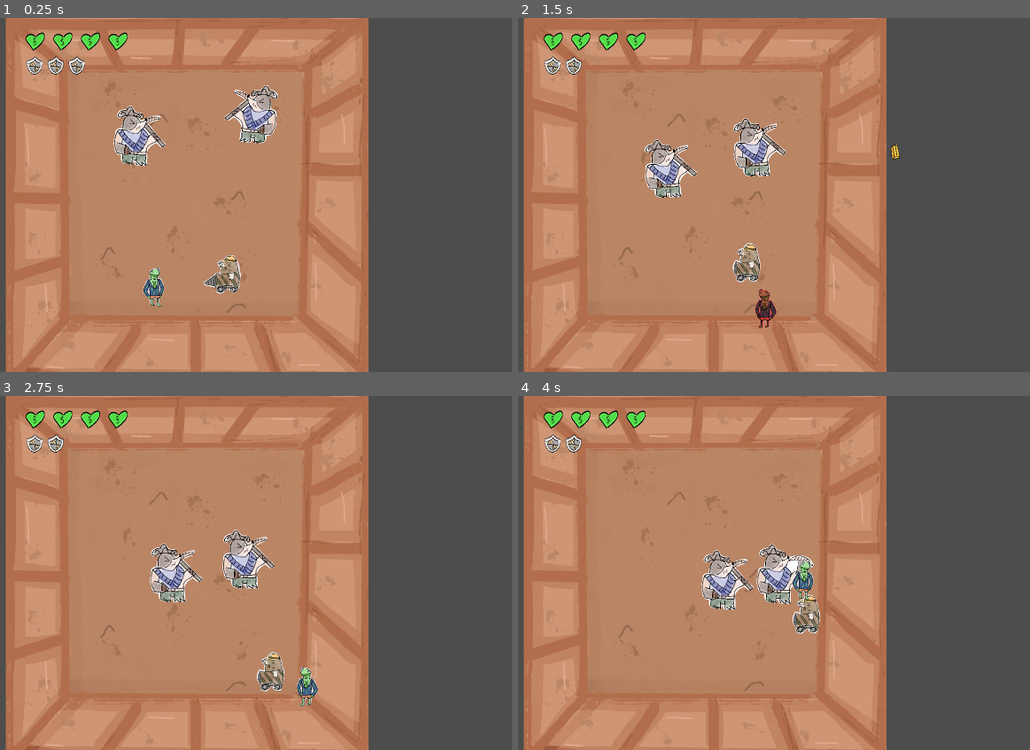
Above: before the commit, frames 1-4 (two rows, left to right).
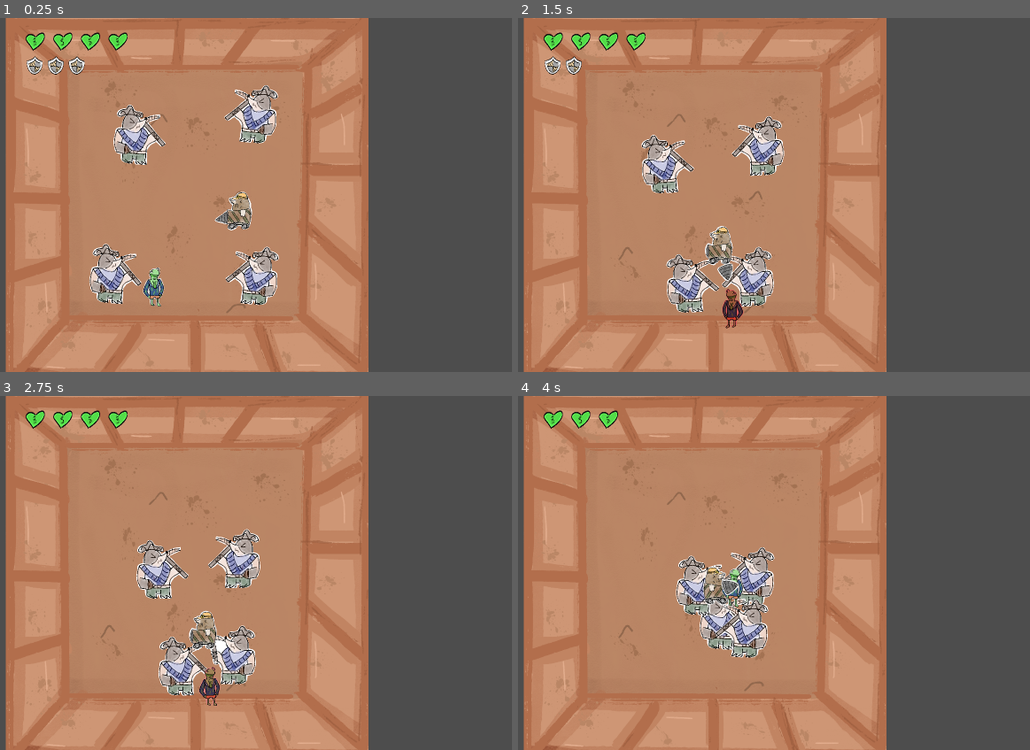
Above: after the commit, the same moments.

Repository: KaiPereira/Moles-vs-Lizards
Game: Godot game, scene res://scenes, scenes and scenes/floor1.tscn
Two runs of this game, one before a commit and one after it. Both use one fixed random seed, a clock stepped at 60 frames per second and the inputs below.
Inputs (mouse positions are in pixels of both pictures, inside the frame that each line leads up to):
- Up to frame 1 (0.25 s): no input
- Up to frame 2 (1.5 s): move the mouse to (866, 177) at 0.52 s; press the mouse at (866, 177) at 0.53 s; hold D (right) 0.53-1.28 s; move the mouse to (569, 212) at 1.27 s; release the mouse at (569, 212) at 1.28 s; hold S (down) from 1.28 s (still down); tap E (interact) at 1.35 s
- Up to frame 3 (2.75 s): move the mouse to (266, 495) at 2.02 s; release S (down) at 2.03 s; press the mouse at (266, 495) at 2.03 s; hold D (right) from 2.03 s (still down)
- Up to frame 4 (4 s): move the mouse to (676, 643) at 2.77 s; release D (right) at 2.78 s; release the mouse at (676, 643) at 2.78 s; hold W (up) 2.78-3.53 s; tap E (interact) at 2.85 s; move the mouse to (922, 626) at 3.52 s; press the mouse at (922, 626) at 3.53 s; hold A (left) from 3.53 s (still down)

The runs differ from the first frame. In frame 1, 3.7% of the frame differs, in the area x 17-55%, y 19-82%; in frame 2, 5.5%; in frame 3, 6.2%, in the area x 5-63%, y 10-88%; in frame 4, 5.9%.

Commit message:
working on upgrades

Diff:
--- a/scenes, scenes and scenes/floor1.tscn
+++ b/scenes, scenes and scenes/floor1.tscn
@@ -6,8 +6,11 @@
 [ext_resource type="PackedScene" uid="uid://cy1t6wtai50w4" path="res://scenes, scenes and scenes/floor2.tscn" id="4_8klcq"]
 [ext_resource type="Texture2D" uid="uid://dtnmd1qy2lx63" path="res://other stuff idk/e_icon.png" id="5_vmfur"]
 [ext_resource type="Script" uid="uid://cqkx74454v65" path="res://scripts and stuff/enemy_melee.gd" id="6_maal4"]
+[ext_resource type="Texture2D" uid="uid://dh6tao5hai8xm" path="res://other stuff idk/upgrades/bullet_icon.PNG" id="6_vl3eh"]
+[ext_resource type="Texture2D" uid="uid://bjujmq5ks7ew8" path="res://other stuff idk/upgrades/damage_icon.PNG" id="7_ff811"]
 [ext_resource type="Texture2D" uid="uid://duxuahdm85oip" path="res://sprite stuff/mole_melee/mole.png" id="7_gnybe"]
 [ext_resource type="Texture2D" uid="uid://g7w0406egdlh" path="res://sprite stuff/mole_melee/mole_hit.png" id="8_avl6a"]
+[ext_resource type="Texture2D" uid="uid://c5uwabt2m4w45" path="res://other stuff idk/upgrades/regen_icon.PNG" id="8_nn3eb"]
 [ext_resource type="Texture2D" uid="uid://bifi73rlqlfr2" path="res://sprite stuff/mole_ranged/mole_ranged_normal.png" id="9_8klcq"]
 [ext_resource type="Script" uid="uid://dvoonwye82x8x" path="res://scripts and stuff/lizard.gd" id="9_vl3eh"]
 [ext_resource type="Script" uid="uid://ddy6drojam5vt" path="res://scripts and stuff/enemy_ranged.gd" id="9_vmfur"]
@@ -169,6 +172,26 @@
 scale = Vector2(0.07614968, 0.07614968)
 texture = ExtResource("5_vmfur")
 
+[node name="BoxContainer" type="BoxContainer" parent="Hole" unique_id=1792202619]
+z_index = 4096
+offset_left = -277.0
+offset_top = -166.0
+offset_right = 2803.0
+offset_bottom = 858.0
+scale = Vector2(0.18178216, 0.18178216)
+
+[node name="TextureRect3" type="TextureRect" parent="Hole/BoxContainer" unique_id=385306264]
+layout_mode = 2
+texture = ExtResource("6_vl3eh")
+
+[node name="TextureRect2" type="TextureRect" parent="Hole/BoxContainer" unique_id=1980273160]
+layout_mode = 2
+texture = ExtResource("7_ff811")
+
+[node name="TextureRect" type="TextureRect" parent="Hole/BoxContainer" unique_id=1521118379]
+layout_mode = 2
+texture = ExtResource("8_nn3eb")
+
 [node name="Enemy_Melee3" type="CharacterBody2D" parent="." unique_id=193918858 groups=["enemies"]]
 position = Vector2(701, 267)
 scale = Vector2(0.15486364, 0.15486364)
@@ -186,6 +209,40 @@
 sprite_frames = SubResource("SpriteFrames_kek77")
 animation = &"hit"
 
+[node name="Enemy_Melee4" type="CharacterBody2D" parent="." unique_id=1630705944 groups=["enemies"]]
+position = Vector2(272, 732)
+scale = Vector2(0.15486364, 0.15486364)
+script = ExtResource("6_maal4")
+player_path = NodePath("../Player/CollisionShape2D")
+
+[node name="CollisionShape2D" type="CollisionShape2D" parent="Enemy_Melee4" unique_id=336375149]
+position = Vector2(80.80664, -54.948975)
+scale = Vector2(1.2541106, 1.2541106)
+shape = SubResource("RectangleShape2D_kek77")
+debug_color = Color(0.8871674, 0.43859467, 0, 0.41960785)
+
+[node name="AnimatedSprite2D" type="AnimatedSprite2D" parent="Enemy_Melee4" unique_id=1464321086]
+scale = Vector2(1.2541106, 1.2541106)
+sprite_frames = SubResource("SpriteFrames_kek77")
+animation = &"hit"
+
+[node name="Enemy_Melee5" type="CharacterBody2D" parent="." unique_id=347693247 groups=["enemies"]]
+position = Vector2(722, 739.00006)
+scale = Vector2(0.15486364, 0.15486364)
+script = ExtResource("6_maal4")
+player_path = NodePath("../Player/CollisionShape2D")
+
+[node name="CollisionShape2D" type="CollisionShape2D" parent="Enemy_Melee5" unique_id=551496254]
+position = Vector2(80.80664, -54.948975)
+scale = Vector2(1.2541106, 1.2541106)
+shape = SubResource("RectangleShape2D_kek77")
+debug_color = Color(0.8871674, 0.43859467, 0, 0.41960785)
+
+[node name="AnimatedSprite2D" type="AnimatedSprite2D" parent="Enemy_Melee5" unique_id=534423911]
+scale = Vector2(1.2541106, 1.2541106)
+sprite_frames = SubResource("SpriteFrames_kek77")
+animation = &"hit"
+
 [node name="Enemy_Melee2" type="CharacterBody2D" parent="." unique_id=942362817 groups=["enemies"]]
 position = Vector2(376, 329)
 scale = Vector2(0.15468869, 0.15468869)
@@ -204,7 +261,7 @@
 animation = &"hit"
 
 [node name="Enemy_Ranged" type="CharacterBody2D" parent="." unique_id=1700474874 groups=["enemies"]]
-position = Vector2(681, 721)
+position = Vector2(701, 515.99994)
 scale = Vector2(0.15468869, 0.15468869)
 script = ExtResource("9_vmfur")
 drill_scene = ExtResource("10_maal4")
--- a/scripts and stuff/enemy_melee.gd
+++ b/scripts and stuff/enemy_melee.gd
@@ -2,7 +2,9 @@
 
 @export var wobble_speed = 8.0
 @export var wobble_radians = 0.1
+
 var wobble_time := 0.0
+var rng = RandomNumberGenerator.new()
 
 @export var speed = 80
 var direction = Vector2.ZERO
@@ -22,7 +24,7 @@
 
 @onready var player_node = get_node("../Player")
 
-func take_damage(amount: int):
+func take_damage(amount):
 	health -= amount
 
 	var tween = create_tween()
@@ -39,6 +41,8 @@
 
 
 func _ready():
+	speed += rng.randi_range(-50, 100);
+
 	if player_path != null:
 		player = get_node(player_path)
 
--- a/scripts and stuff/enemy_ranged.gd
+++ b/scripts and stuff/enemy_ranged.gd
@@ -7,7 +7,7 @@
 
 @export var speed = 200
 @export var preferred_distance = 100.0
-@export var distance_tolerance = 10.0
+@export var distance_tolerance = 60.0
 
 @export var wobble_speed = 4.0
 @export var wobble_radians = 0.01
@@ -15,7 +15,7 @@
 
 var can_attack = true
 var is_attacking = false
-@export var attack_cooldown: float = 4.0
+@export var attack_cooldown: float = 2.0
 
 func _physics_process(delta: float) -> void:
 	if not player_node:
@@ -28,14 +28,16 @@
 
 	if distance_to_player < (preferred_distance - distance_tolerance):
 		velocity = -direction_to_player * speed
+		animated_sprite.flip_h = true
 	elif distance_to_player > (preferred_distance + distance_tolerance):
 		velocity = direction_to_player * speed
+		animated_sprite.flip_h = false
 	else:
 		start_attack()
 
 	move_and_slide()
 
-func take_damage(amount: int):
+func take_damage(amount):
 	health -= amount
 
 	var tween = create_tween()
Binary file added: other stuff idk/upgrades/bullet_icon.PNG
Not shown, added: other stuff idk/upgrades/bullet_icon.PNG.import
Binary file added: other stuff idk/upgrades/damage_icon.PNG
Not shown, added: other stuff idk/upgrades/damage_icon.PNG.import
Binary file added: other stuff idk/upgrades/fire_icon.PNG
Not shown, added: other stuff idk/upgrades/fire_icon.PNG.import
Binary file added: other stuff idk/upgrades/health_icon.PNG
Not shown, added: other stuff idk/upgrades/health_icon.PNG.import
Binary file added: other stuff idk/upgrades/ice_icon.PNG
Not shown, added: other stuff idk/upgrades/ice_icon.PNG.import
Binary file added: other stuff idk/upgrades/regen_icon.PNG
Not shown, added: other stuff idk/upgrades/regen_icon.PNG.import
(and 4 more such lines)
